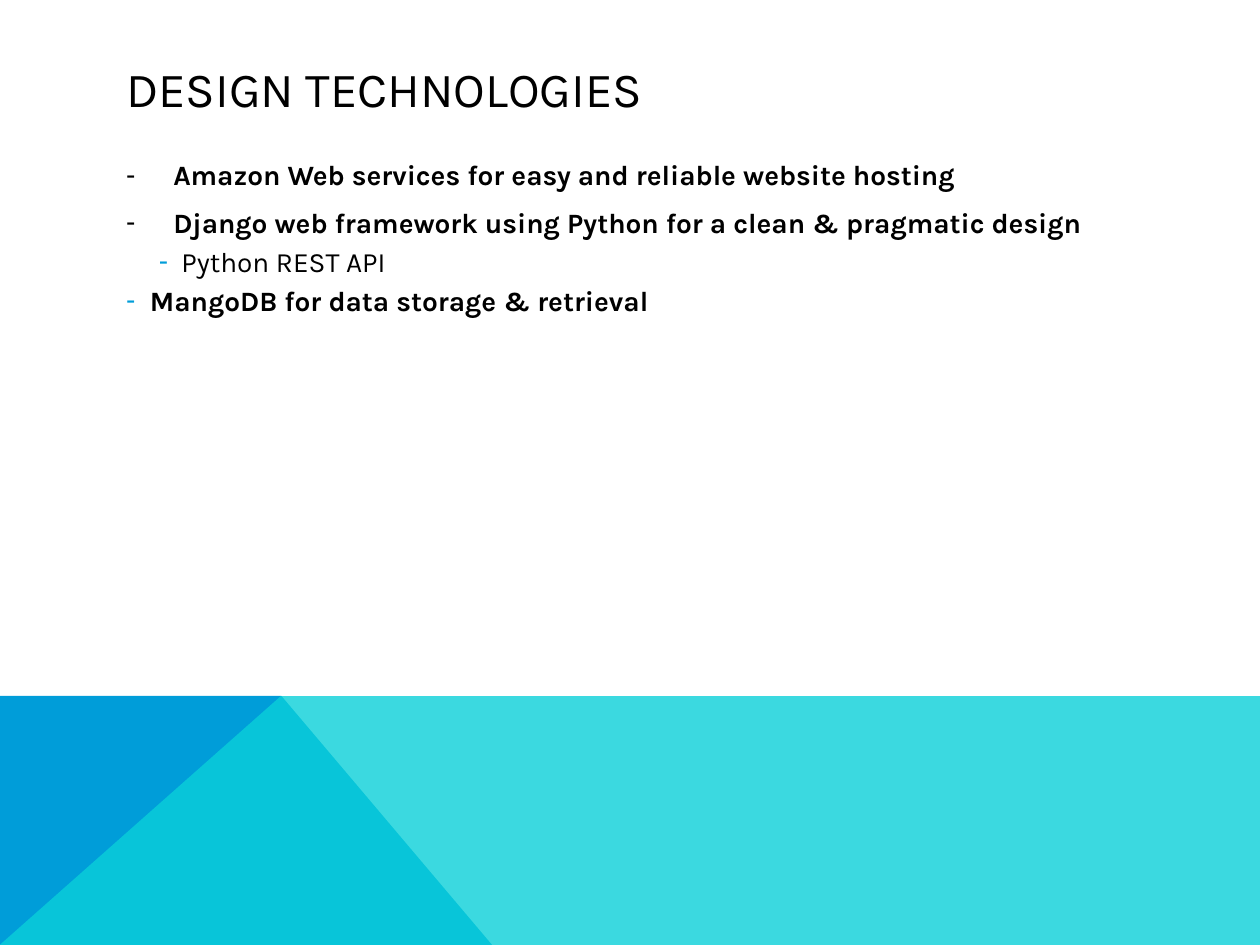
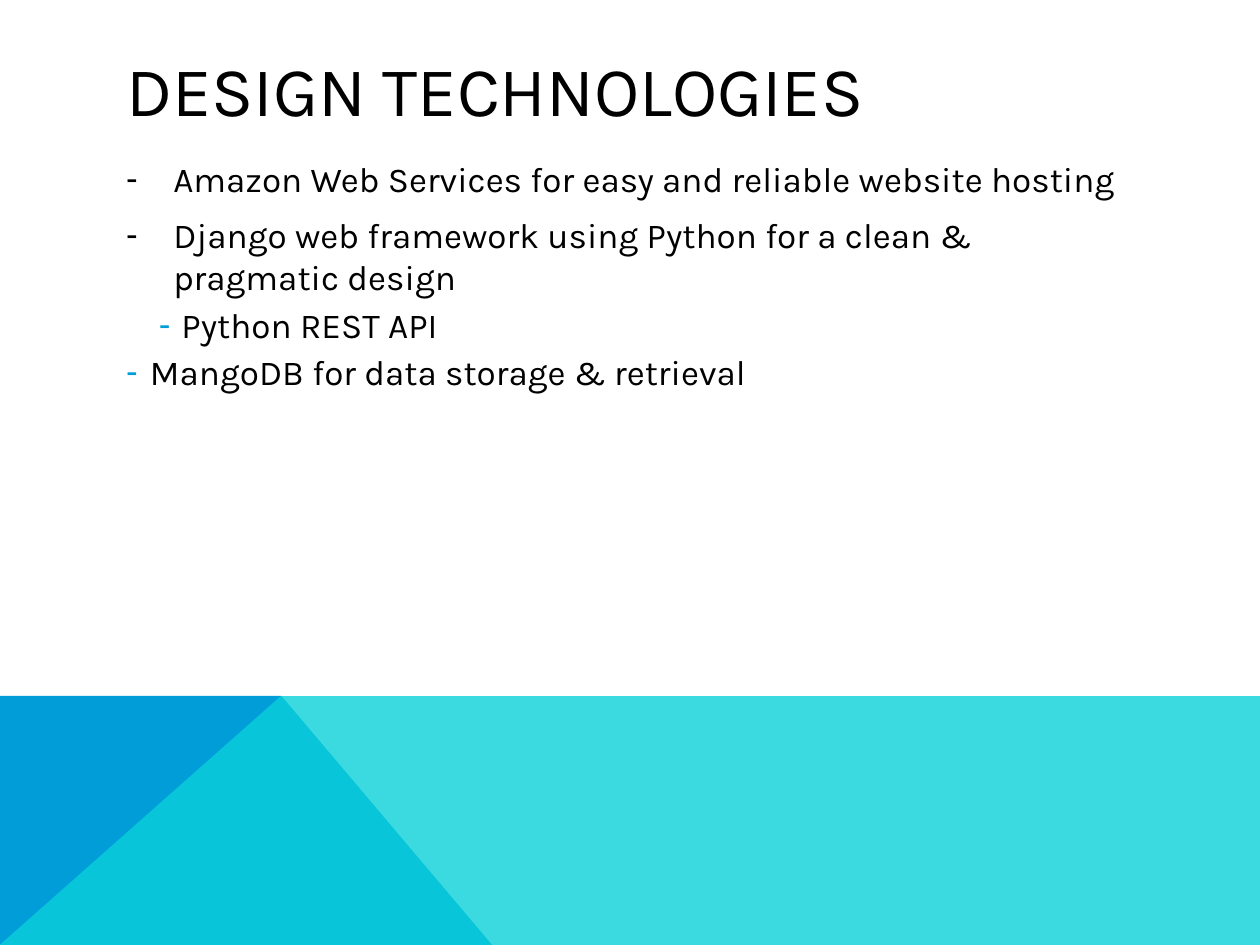
Before and after one commit to UMBC-CMSC447/Section-1-Team-3, a slide deck: slide 6 of Presentation/Final Presentation.pptx (slide 4 before the commit). Drawn at 1260x945 pixels with LibreOffice and Linux fonts; fonts in the diff are those of the drawing. Boxes give left, top, right and bottom in pixels: in the first picture for what was removed or moved away, otherwise in the second. Text is boxed around its words. In the diff, an @@ line names an element or a change of style, - is before the commit and + after.

Commit message:
updates

```diff
--- a/Presentation/Final Presentation.pptx
+++ b/Presentation/Final Presentation.pptx
@@ title "DESIGN TECHNOLOGIES" at bbox=[126, 71, 864, 117]: size 28 to 40 pt @@
@@ text at bbox=[173, 168, 1114, 201]: text changed; size 16 to 20 pt; bold off @@
-– Amazon Web services for easy and reliable website hosting
+– Amazon Web Services for easy and reliable website hosting
@@ text at bbox=[150, 224, 931, 394]: size 16 to 20 pt in "Django web framework using Python for a ...", "Python REST API", "MangoDB for data storage & retrieval"; bold off in "Django web framework using Python for a ...", "MangoDB for data storage & retrieval" @@
```
Also in this commit, not shown: 1 other slide changed, 2 slides added.
